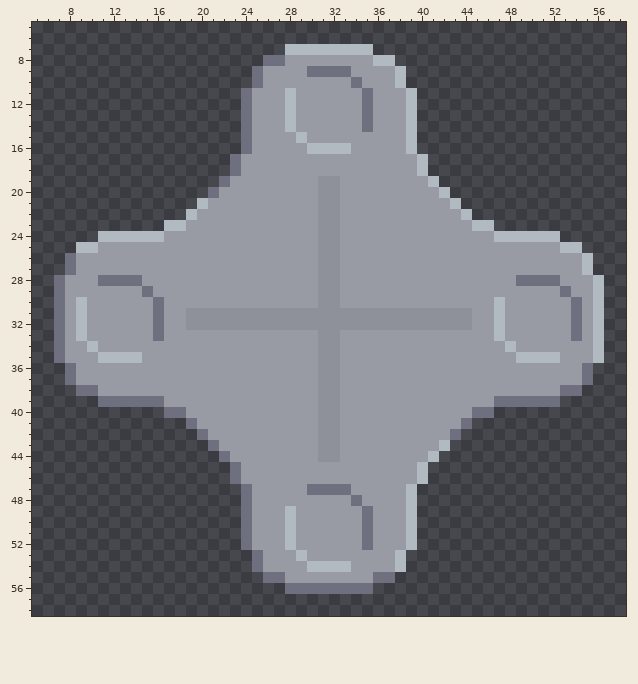
File history of a pixel-art sprite, sprites/blocks/silicone-mixer-rotator.png. The first picture shows the starting point.
The file is 64x64 pixels. Shown: x 5..58, y 5..58.
Once edited:
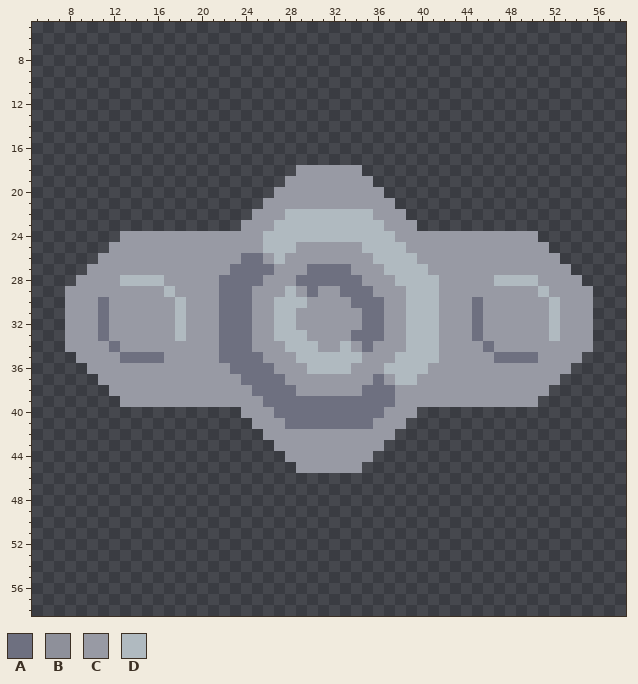
Palette (. is transparent): A #6e7080  B #8e909a  C #989aa4  D #b0bac0
What changed:
y 7: x 28..35 DDDDDDDD -> ........
y 8: x 26..37 AACCCCCCCCDD -> ............
y 9: x 25..38 ACCCCAAAACCCCD -> ..............
y 10: x 25..38 ACCCCCCCCACCCD -> ..............
y 11..14: x 24..39 ACCCDCCCCCCACCCD -> ................
y 15: x 24..39 ACCCCDCCCCCCCCCD -> ................
y 16: x 24..39 ACCCCCDDDDCCCCCD -> ................
y 17: x 23..40 ACCCCCCCCCCCCCCCCD -> ..................
y 18: x 23..28 ACCCCC -> ......; x 35..40 CCCCCD -> ......
y 19: x 22..27 ACCCCC -> ......; x 31..32 BB -> CC; x 36..41 CCCCCD -> ......
y 20: x 21..26 ACCCCC -> ......; x 31..32 BB -> CC; x 37..42 CCCCCD -> ......
y 21: x 20..25 DCCCCC -> ......; x 31..32 BB -> CC; x 38..43 CCCCCD -> ......
y 22: x 19..24 DCCCCC -> ......; x 28..35 CCCBBCCC -> DDDDDDDD; x 39..44 CCCCCD -> ......
y 23: x 17..23 DDCCCCC -> .......; x 27..36 CCCCBBCCCC -> DDDDDDDDDD; x 40..46 CCCCCDD -> .......
y 24: x 11..16 DDDDDD -> ..CCCC; x 26..37 CCCCCBBCCCCC -> DDDDDDDDDDDD; x 47..52 DDDDDD -> CCCC..
y 25: x 9..11 DDC -> ...; x 26..28 CCC -> DDD; x 31..32 BB -> CC; x 35..38 CCCC -> DDDD; x 52..54 CDD -> ...
y 26: x 8..10 ACC -> ...; x 24..25 CC -> AA; x 27 C -> D; x 31..32 BB -> CC; x 36..39 CCCC -> DDDD; x 53..55 CCD -> ...
y 27: x 8..9 AC -> ..; x 23..26 CCCC -> AAAA; x 30..33 CBBC -> AAAA; x 37..40 CCCC -> DDDD; x 54..55 CD -> ..
y 28: x 7..8 AC -> ..; x 11..16 AAAACC -> CCDDDD; x 22..25 CCCC -> AAAA; x 29..34 CCBBCC -> AAAAAA; x 38..41 CCCC -> DDDD; x 47..52 CCAAAA -> DDDDCC; x 55..56 CD -> ..
y 29: x 7 A -> .; x 15 A -> C; x 17 C -> D; x 22..24 CCC -> AAA; x 28 C -> D; x 30..35 CBBCCC -> ACCAAA; x 39..41 CCC -> DDD; x 51 C -> D; x 53 A -> C; x 56 D -> .
y 30: x 7 A -> .; x 9 D -> C; x 11 C -> A; x 16 A -> C; x 18 C -> D; x 22..24 CCC -> AAA; x 27..29 CCC -> DDD; x 31..32 BB -> CC; x 34..36 CCC -> AAA; x 39..41 CCC -> DDD; x 45 C -> A; x 47 D -> C; x 52 C -> D; x 54 A -> C; x 56 D -> .
y 31..32: x 7 A -> .; x 9 D -> C; x 11 C -> A; x 16 A -> C; x 18..45 CBBBBBBBBBBBBBBBBBBBBBBBBBBC -> DCCCAAACCDDCCCCCCAACCDDDCCCA; x 47 D -> C; x 52 C -> D; x 54 A -> C; x 56 D -> .
y 33: x 7 A -> .; x 9 D -> C; x 11 C -> A; x 16 A -> C; x 18 C -> D; x 22..24 CCC -> AAA; x 27..29 CCC -> DDD; x 31..32 BB -> CC; x 34..36 CCC -> AAA; x 39..41 CCC -> DDD; x 45 C -> A; x 47 D -> C; x 52 C -> D; x 54 A -> C; x 56 D -> .
y 34: x 7 A -> .; x 10 D -> C; x 12 C -> A; x 22..24 CCC -> AAA; x 28..33 CCCBBC -> DDDCCD; x 35 C -> A; x 39..41 CCC -> DDD; x 46 C -> A; x 48 D -> C; x 56 D -> .
y 35: x 7..8 AC -> ..; x 11..16 DDDDCC -> CCAAAA; x 22..25 CCCC -> AAAA; x 29..34 CCBBCC -> DDDDDD; x 38..41 CCCC -> DDDD; x 47..52 CCDDDD -> AAAACC; x 55..56 CD -> ..
y 36: x 8..9 AC -> ..; x 23..26 CCCC -> AAAA; x 30..33 CBBC -> DDDD; x 37..40 CCCC -> DDDD; x 54..55 CA -> ..
y 37: x 8..10 ACC -> ...; x 24..27 CCCC -> AAAA; x 31..32 BB -> CC; x 36 C -> A; x 38..39 CC -> DD; x 53..55 CCA -> ...
y 38: x 9..11 AAC -> ...; x 25..28 CCCC -> AAAA; x 31..32 BB -> CC; x 35..37 CCC -> AAA; x 52..54 CAA -> ...
y 39: x 11..16 AAAAAA -> ..CCCC; x 26..37 CCCCCBBCCCCC -> AAAAAAAAAAAA; x 47..52 AAAAAA -> CCCC..
y 40: x 17..23 AACCCCC -> .......; x 27..36 CCCCBBCCCC -> AAAAAAAAAA; x 40..46 CCCCCAA -> .......
y 41: x 19..24 ACCCCC -> ......; x 28..35 CCCBBCCC -> AAAAAAAA; x 39..44 CCCCCA -> ......
y 42: x 20..25 ACCCCC -> ......; x 31..32 BB -> CC; x 38..43 CCCCCA -> ......
y 43: x 21..26 ACCCCC -> ......; x 31..32 BB -> CC; x 37..42 CCCCCD -> ......
y 44: x 22..27 ACCCCC -> ......; x 31..32 BB -> CC; x 36..41 CCCCCD -> ......
y 45: x 23..28 ACCCCC -> ......; x 35..40 CCCCCD -> ......
y 46: x 23..40 ACCCCCCCCCCCCCCCCD -> ..................
y 47: x 24..39 ACCCCCAAAACCCCCD -> ................
y 48: x 24..39 ACCCCCCCCCACCCCD -> ................
y 49..52: x 24..39 ACCCDCCCCCCACCCD -> ................
y 53: x 25..38 ACCCDCCCCCCCCD -> ..............
y 54: x 25..38 ACCCCDDDDCCCCD -> ..............
y 55: x 26..37 AACCCCCCCCAA -> ............
y 56: x 28..35 AAAAAAAA -> ........
Where, in picture pixels (left, top, right, bottom), the same in both pictures:
changed: (54, 44, 604, 594)
